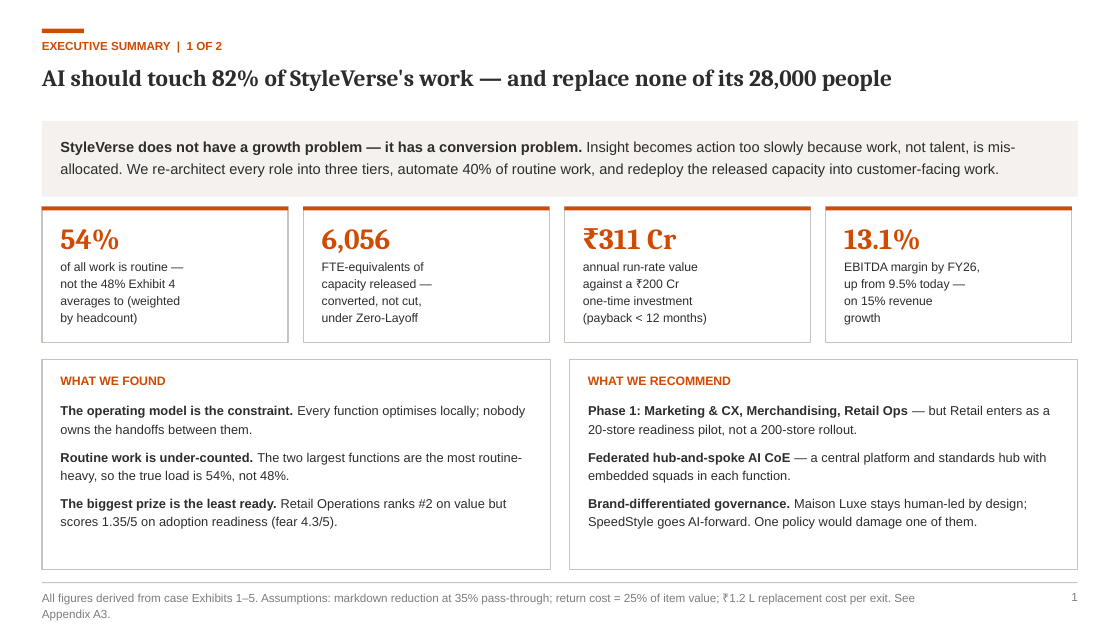
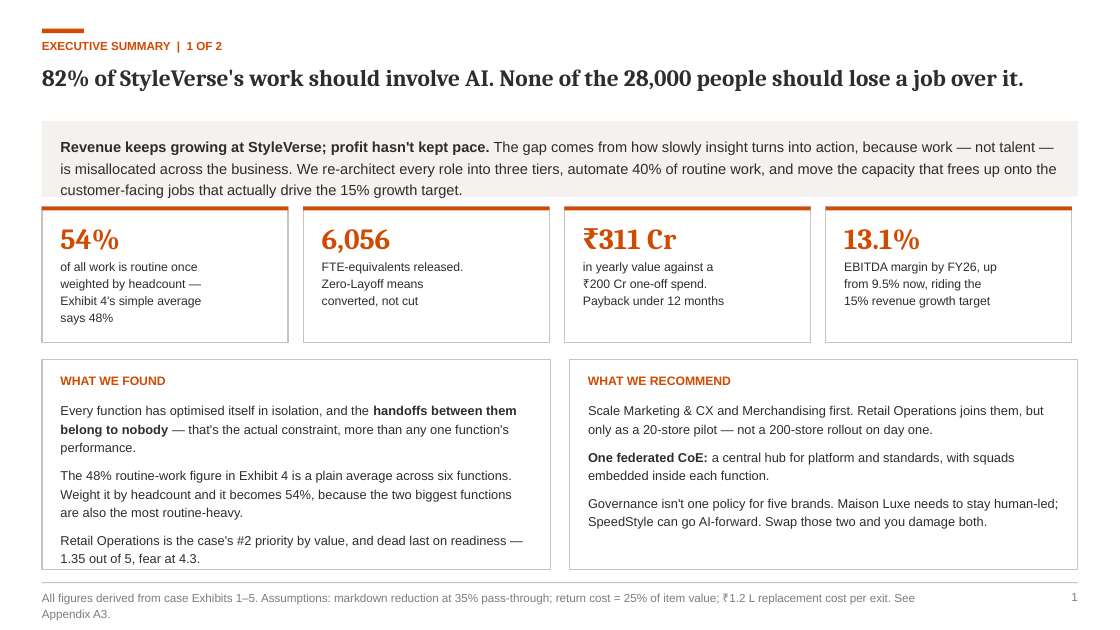
Before and after one commit to Annie2026PGP/CaseComp, a slide deck: slide 2 of cases/2026-08-pwc-challenge-8-styleverse/deck/PwC_Challenge8_StyleVerse_RanjanaMainani.pptx. Drawn at 1120x630 pixels with LibreOffice and Linux fonts; fonts in the diff are those of the drawing. Boxes give left, top, right and bottom in pixels: in the first picture for what was removed or moved away, otherwise in the second. Text is boxed around its words. In the diff, an @@ line names an element or a change of style, - is before the commit and + after.

```diff
--- a/cases/2026-08-pwc-challenge-8-styleverse/deck/PwC_Challenge8_StyleVerse_RanjanaMainani.pptx
+++ b/cases/2026-08-pwc-challenge-8-styleverse/deck/PwC_Challenge8_StyleVerse_RanjanaMainani.pptx
@@ text at bbox=[42, 69, 1023, 91]: text changed @@
-AI should touch 82% of StyleVerse's work — and replace none of its 28,000 people
+82% of StyleVerse's work should involve AI. None of the 28,000 people should lose a job over it.
@@ text at bbox=[60, 141, 1056, 198]: text changed @@
-StyleVerse does not have a growth problem — it has a conversion problem. Insight becomes action too slowly because work, not talent, is mis-allocated. We re-architect every role into three tiers, automate 40% of routine work, and redeploy the released capacity into customer-facing work.
+Revenue keeps growing at StyleVerse; profit hasn't kept pace. The gap comes from how slowly insight turns into action, because work — not talent — is misallocated across the business. We re-architect every role into three tiers, automate 40% of routine work, and move the capacity that frees up onto the customer-facing jobs that actually drive the 15% growth target.
@@ text at bbox=[60, 262, 201, 325]: text changed @@
-of all work is routine —
-not the 48% Exhibit 4
-averages to (weighted
-by headcount)
+of all work is routine once
+weighted by headcount —
+Exhibit 4's simple average
+says 48%
@@ text at bbox=[322, 262, 464, 307]: text changed @@
-FTE-equivalents of
-capacity released —
-converted, not cut,
-under Zero-Layoff
+FTE-equivalents released.
+Zero-Layoff means
+converted, not cut
@@ text at bbox=[583, 262, 724, 308]: text changed @@
-annual run-rate value
-against a ₹200 Cr
-one-time investment
-(payback < 12 months)
+in yearly value against a
+₹200 Cr one-off spend.
+Payback under 12 months
@@ text at bbox=[844, 262, 997, 308]: text changed @@
-EBITDA margin by FY26,
-up from 9.5% today —
-on 15% revenue
-growth
+EBITDA margin by FY26, up
+from 9.5% now, riding the
+15% revenue growth target
@@ text at bbox=[60, 405, 517, 565]: text changed @@
-The operating model is the constraint. Every function optimises locally; nobody owns the handoffs between them.
-Routine work is under-counted. The two largest functions are the most routine-heavy, so the true load is 54%, not 48%.
-The biggest prize is the least ready. Retail Operations ranks #2 on value but scores 1.35/5 on adoption readiness (fear 4.3/5).
+Every function has optimised itself in isolation, and the handoffs between them belong to nobody — that's the actual constraint, more than any one function's performance.
+The 48% routine-work figure in Exhibit 4 is a plain average across six functions. Weight it by headcount and it becomes 54%, because the two biggest functions are also the most routine-heavy.
+Retail Operations is the case's #2 priority by value, and dead last on readiness — 1.35 out of 5, fear at 4.3.
@@ text at bbox=[588, 405, 1058, 529]: text changed @@
-Phase 1: Marketing & CX, Merchandising, Retail Ops — but Retail enters as a 20-store readiness pilot, not a 200-store rollout.
-Federated hub-and-spoke AI CoE — a central platform and standards hub with embedded squads in each function.
-Brand-differentiated governance. Maison Luxe stays human-led by design; SpeedStyle goes AI-forward. One policy would damage one of them.
+Scale Marketing & CX and Merchandising first. Retail Operations joins them, but only as a 20-store pilot — not a 200-store rollout on day one.
+One federated CoE: a central hub for platform and standards, with squads embedded inside each function.
+Governance isn't one policy for five brands. Maison Luxe needs to stay human-led; SpeedStyle can go AI-forward. Swap those two and you damage both.
```
Also in this commit, not shown: 13 other slides changed, 2 other files.
